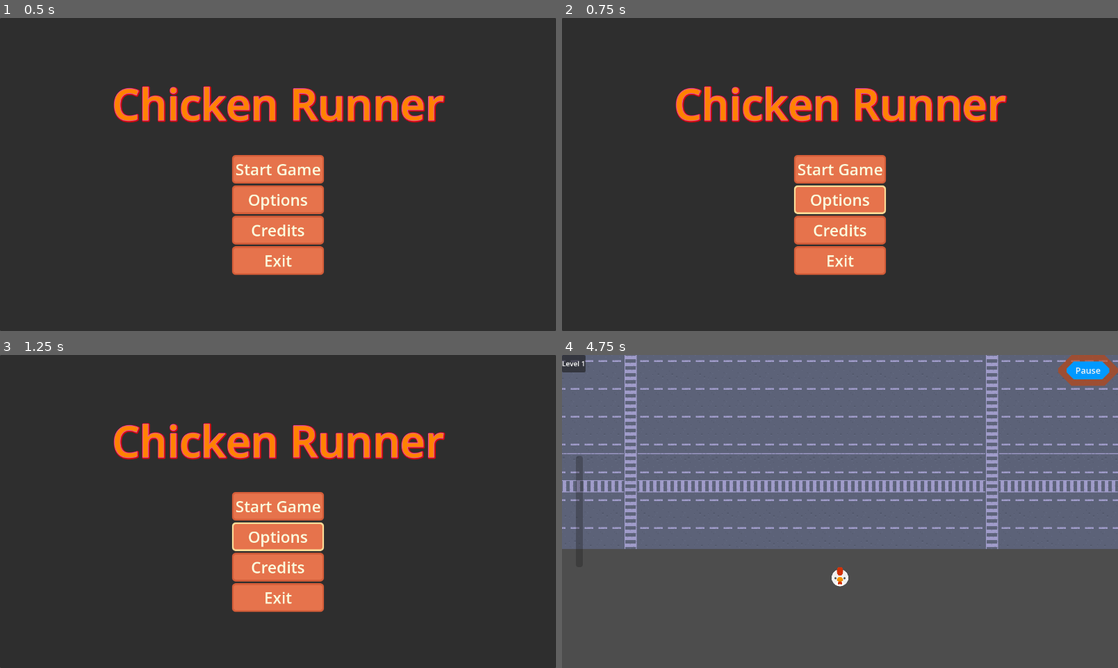
Above: before the commit, frames 1-4 (two rows, left to right).
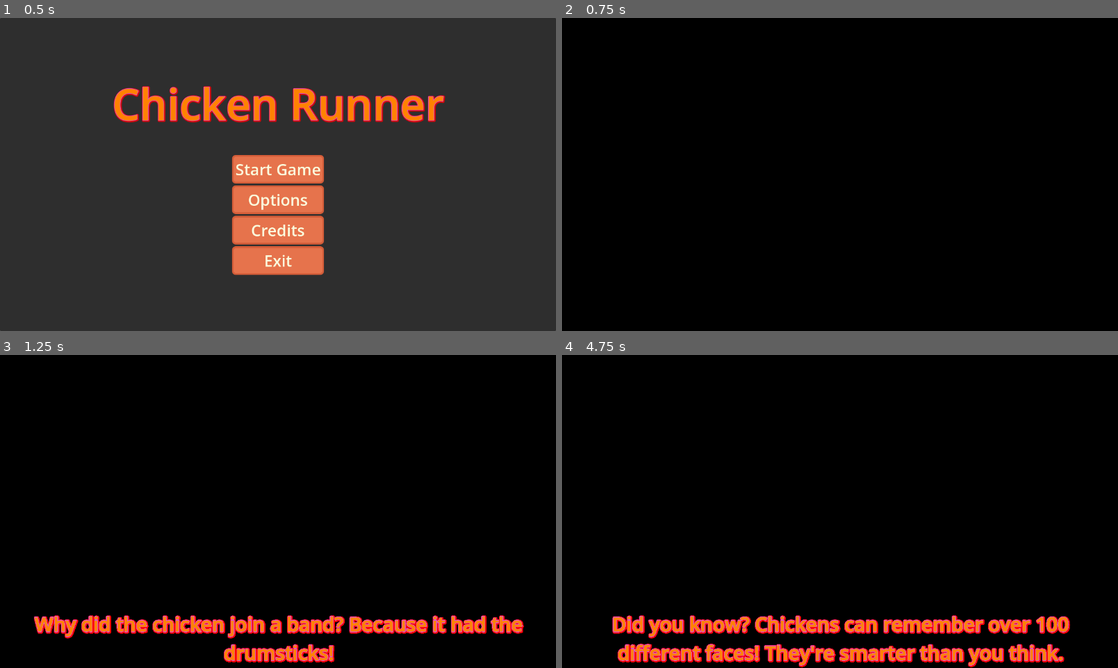
Above: after the commit, the same moments.

Repository: Tomohawk35/ChickenRunner
Game: Godot game, scene res://main_scenes/main_menu/main_menu.tscn
The game is run twice, just before and just after one commit, with the same random seed, the same clock (stepped at 60 frames per second) and the same inputs. The engine's default icon, where the game draws it, is replaced by a stand-in: a white triangle on a blue panel in a dark square.
Inputs (mouse positions are in pixels of both pictures, inside the frame that each line leads up to):
- Up to frame 1 (0.5 s): no input
- Up to frame 2 (0.75 s): click "Options" at 0.5 s
- Up to frame 3 (1.25 s): no input
- Up to frame 4 (4.75 s): click (840, 505) at 1.25 s, where only the run before the commit has a clickable "Start Game"; tap Enter at 2, 3.5 s; move the mouse to (962, 495) at 2.02 s; hold D (right) 2.03-2.78 s; hold Q (use_equipment) 2.03-2.78 s; tap Space at 2.75 s; move the mouse to (728, 527) at 2.77 s; hold S (down) 2.78-3.53 s; tap E (use_consumable) at 2.85 s; tap Q (use_equipment) at 3.05 s; move the mouse to (895, 442) at 3.52 s; hold D (right) 3.53-4.25 s; hold Q (use_equipment) 3.53-4.25 s; click (1090, 370) at 4.25 s, where only the run after the commit has a clickable "Back"

Frame 1 is identical in both runs. In frame 2, 100% of the frame differs, in the area x 0-100%, y 0-100%; in frame 3, 100%; in frame 4, 100%.

Commit message:
add the placeholder options scene
Created a options scene that holds game  keys instructions. Also added sound's for victory, gameover scneand pause buttons.

Diff:
--- a/chicken-runner/Autoload/game_manager.gd
+++ b/chicken-runner/Autoload/game_manager.gd
@@ -33,7 +33,8 @@
 	"main_menu": "uid://ccghfwhfqeydf",
 	"game_over": "uid://cilxyeywaty0j",
 	"level_1": "uid://bvj4u3smrfbcr",
-	"victory": "uid://dqt2r7qcy7pcn"
+	"victory": "uid://dqt2r7qcy7pcn",
+	"options":"uid://c040d24e1b1vi"
 }
 
 @onready var _tree : SceneTree = get_tree()
--- a/chicken-runner/level_1/lane.gd
+++ b/chicken-runner/level_1/lane.gd
@@ -29,4 +29,4 @@
 	var final_speed = obj.speed + randf_range(-_speed_randomness, _speed_randomness)
 	obj.set_speed(final_speed)
 	add_child(obj)
-	#obj.global_position = global_position
+	obj.global_position = global_position
--- /dev/null
+++ b/chicken-runner/main_scenes/Options/options.gd
@@ -0,0 +1,19 @@
+extends Control
+
+@onready var back: Button = $Back
+
+func _ready() -> void:
+	back.pressed.connect(_on_back_pressed)
+	back.mouse_entered.connect(_on_button_hover)
+
+func _input(event: InputEvent) -> void:
+	if event.is_action_pressed("escape"):
+		AudioManager.play_button_hover_sound()
+		_on_back_pressed()
+
+func _on_back_pressed() -> void:
+	AudioManager.play_button_click_sound()
+	GameManager.change_scene("main_menu")
+
+func _on_button_hover() -> void:
+	AudioManager.play_button_hover_sound()
--- /dev/null
+++ b/chicken-runner/main_scenes/Options/options.tscn
@@ -0,0 +1,136 @@
+[gd_scene format=3 uid="uid://c040d24e1b1vi"]
+
+[ext_resource type="Script" uid="uid://lc27a5f4drvn" path="res://main_scenes/Options/options.gd" id="1_sce6r"]
+
+[sub_resource type="LabelSettings" id="LabelSettings_sce6r"]
+font_size = 100
+font_color = Color(0.70509714, 0.68692124, 0.09083664, 1)
+outline_size = 5
+outline_color = Color(0.12120066, 0.038661536, 0.0016563355, 1)
+shadow_size = 13
+shadow_color = Color(0.15064436, 0.052732714, 0.076602586, 0.7764706)
+
+[sub_resource type="StyleBoxLine" id="StyleBoxLine_y8l6a"]
+thickness = 5
+
+[sub_resource type="LabelSettings" id="LabelSettings_66kjr"]
+font_size = 30
+font_color = Color(0.4627451, 0.95686275, 0.6, 1)
+outline_size = 5
+outline_color = Color(0.12120066, 0.038661536, 0.0016563355, 1)
+shadow_size = 13
+shadow_color = Color(0.15064436, 0.052732714, 0.076602586, 0.7764706)
+
+[sub_resource type="LabelSettings" id="LabelSettings_44juv"]
+font_size = 30
+font_color = Color(0.4627451, 0.95686275, 0.6, 1)
+outline_size = 5
+outline_color = Color(0.12120066, 0.038661536, 0.0016563355, 1)
+shadow_size = 13
+shadow_color = Color(0.15064436, 0.052732714, 0.076602586, 0.7764706)
+
+[sub_resource type="LabelSettings" id="LabelSettings_rpf8t"]
+font_size = 30
+font_color = Color(0.4627451, 0.95686275, 0.6, 1)
+outline_size = 5
+outline_color = Color(0.12120066, 0.038661536, 0.0016563355, 1)
+shadow_size = 13
+shadow_color = Color(0.15064436, 0.052732714, 0.076602586, 0.7764706)
+
+[node name="Options" type="Control" unique_id=941080207]
+layout_mode = 3
+anchors_preset = 15
+anchor_right = 1.0
+anchor_bottom = 1.0
+grow_horizontal = 2
+grow_vertical = 2
+script = ExtResource("1_sce6r")
+
+[node name="PanelContainer" type="PanelContainer" parent="." unique_id=1887990896]
+layout_mode = 1
+anchors_preset = 15
+anchor_right = 1.0
+anchor_bottom = 1.0
+grow_horizontal = 2
+grow_vertical = 2
+
+[node name="Panel" type="Panel" parent="PanelContainer" unique_id=135249096]
+layout_mode = 2
+
+[node name="ColorRect" type="ColorRect" parent="PanelContainer/Panel" unique_id=365873780]
+layout_mode = 1
+anchors_preset = 15
+anchor_right = 1.0
+anchor_bottom = 1.0
+grow_horizontal = 2
+grow_vertical = 2
+color = Color(0.7426214, 0.50295657, 0.19863573, 0.6039216)
+
+[node name="MarginContainer" type="MarginContainer" parent="PanelContainer/Panel" unique_id=1053805784]
+layout_mode = 1
+anchors_preset = 15
+anchor_right = 1.0
+anchor_bottom = 1.0
+offset_left = 15.0
+offset_top = 10.0
+offset_right = -15.0
+offset_bottom = -16.0
+grow_horizontal = 2
+grow_vertical = 2
+
+[node name="VBoxContainer" type="VBoxContainer" parent="PanelContainer/Panel/MarginContainer" unique_id=6778425]
+layout_mode = 2
+
+[node name="Ttile" type="Label" parent="PanelContainer/Panel/MarginContainer/VBoxContainer" unique_id=1762998334]
+layout_mode = 2
+size_flags_horizontal = 4
+text = "Contols"
+label_settings = SubResource("LabelSettings_sce6r")
+horizontal_alignment = 1
+vertical_alignment = 1
+
+[node name="HSeparator" type="HSeparator" parent="PanelContainer/Panel/MarginContainer/VBoxContainer" unique_id=1929114755]
+layout_mode = 2
+theme_override_styles/separator = SubResource("StyleBoxLine_y8l6a")
+
+[node name="Movement" type="Label" parent="PanelContainer/Panel/MarginContainer/VBoxContainer" unique_id=949541423]
+layout_mode = 2
+text = "Movement:
+UP - W
+Left - A
+Down - S
+Right -  D"
+label_settings = SubResource("LabelSettings_66kjr")
+horizontal_alignment = 1
+
+[node name="pause" type="Label" parent="PanelContainer/Panel/MarginContainer/VBoxContainer" unique_id=2078416712]
+layout_mode = 2
+size_flags_vertical = 6
+text = "pause - Esc"
+label_settings = SubResource("LabelSettings_44juv")
+horizontal_alignment = 1
+
+[node name="Abilities" type="Label" parent="PanelContainer/Panel/MarginContainer/VBoxContainer" unique_id=1873468050]
+layout_mode = 2
+size_flags_vertical = 6
+text = "Abilities:
+Use_consumable - E
+Use_power_up - F
+Toggle_power_up - Q
+Use_equipment - Q"
+label_settings = SubResource("LabelSettings_rpf8t")
+horizontal_alignment = 1
+
+[node name="Label" type="Label" parent="PanelContainer/Panel/MarginContainer/VBoxContainer" unique_id=623146721]
+layout_mode = 2
+
+[node name="Back" type="Button" parent="." unique_id=510890556]
+layout_mode = 1
+anchors_preset = 1
+anchor_left = 1.0
+anchor_right = 1.0
+offset_left = -138.0
+offset_bottom = 71.0
+grow_horizontal = 0
+theme_override_font_sizes/font_size = 20
+text = "Back"
--- a/chicken-runner/main_scenes/game_over/game_over.gd
+++ b/chicken-runner/main_scenes/game_over/game_over.gd
@@ -7,13 +7,20 @@
 func _ready() -> void:
 	restart.pressed.connect(_on_restart_button_pressed)
 	backto_menu.pressed.connect(_on_back_to_menu_pressed)
+	restart.mouse_entered.connect(_on_button_hover)
+	backto_menu.mouse_entered.connect(_on_button_hover)
 
 func _on_game_over() -> void:
 	panel.show()
 	get_tree().paused = true
 
 func _on_restart_button_pressed() -> void:
+	AudioManager.play_button_click_sound()
 	GameManager.new_game()
 
 func _on_back_to_menu_pressed() -> void:
+	AudioManager.play_button_click_sound()
 	GameManager.change_scene("main_menu")
+
+func _on_button_hover() -> void:
+	AudioManager.play_button_hover_sound()
--- a/chicken-runner/main_scenes/game_over/game_over.tscn
+++ b/chicken-runner/main_scenes/game_over/game_over.tscn
@@ -9,32 +9,6 @@
 outline_color = Color(0.86960465, 0.3289683, 0.77553135, 1)
 shadow_size = 13
 shadow_color = Color(1, 0, 0, 0.7764706)
-
-[sub_resource type="StyleBoxFlat" id="StyleBoxFlat_fnr46"]
-bg_color = Color(0, 0.7254902, 0.24313726, 0.827451)
-border_width_left = 20
-border_width_top = 15
-border_width_right = 20
-border_width_bottom = 15
-border_color = Color(0.8, 0.8, 0, 0.5764706)
-corner_radius_top_left = 30
-corner_radius_top_right = 30
-corner_radius_bottom_right = 30
-corner_radius_bottom_left = 30
-corner_detail = 1
-
-[sub_resource type="StyleBoxFlat" id="StyleBoxFlat_hjrx5"]
-bg_color = Color(0, 0.6, 1, 1)
-border_width_left = 20
-border_width_top = 15
-border_width_right = 20
-border_width_bottom = 15
-border_color = Color(0.8, 0.2509804, 0, 0.5764706)
-corner_radius_top_left = 30
-corner_radius_top_right = 30
-corner_radius_bottom_right = 30
-corner_radius_bottom_left = 30
-corner_detail = 1
 
 [node name="Game Over" type="Control" unique_id=1392295141]
 process_mode = 3
@@ -78,13 +52,9 @@
 [node name="Restart" type="Button" parent="Panel/VBoxContainer/VBoxContainer" unique_id=928531027]
 layout_mode = 2
 theme_override_font_sizes/font_size = 50
-theme_override_styles/normal = SubResource("StyleBoxFlat_fnr46")
-theme_override_styles/hover = SubResource("StyleBoxFlat_hjrx5")
 text = "Restart"
 
 [node name="BacktoMenu" type="Button" parent="Panel/VBoxContainer/VBoxContainer" unique_id=1436307635]
 layout_mode = 2
 theme_override_font_sizes/font_size = 50
-theme_override_styles/normal = SubResource("StyleBoxFlat_fnr46")
-theme_override_styles/hover = SubResource("StyleBoxFlat_hjrx5")
 text = "Main Menu"
--- a/chicken-runner/main_scenes/main_menu/main_menu.gd
+++ b/chicken-runner/main_scenes/main_menu/main_menu.gd
@@ -35,7 +35,7 @@
 
 func _on_options_button_pressed() -> void:
 	AudioManager.play_button_click_sound()
-	pass
+	GameManager.change_scene("options")
 
 func _on_credits_button_pressed() -> void:
 	AudioManager.play_button_click_sound()
--- a/chicken-runner/main_scenes/pause_menu/pause_menu.gd
+++ b/chicken-runner/main_scenes/pause_menu/pause_menu.gd
@@ -7,18 +7,24 @@
 func _ready() -> void:
 	resume.pressed.connect(_on_resume_button_pressed)
 	backto_menu.pressed.connect(_on_back_to_menu_pressed)
+	resume.mouse_entered.connect(_on_button_hover)
+	backto_menu.mouse_entered.connect(_on_button_hover)
 
 func _input(event: InputEvent) -> void:
 	if event.is_action_pressed("escape"):
 		if !visible:
+			AudioManager.play_button_hover_sound()
 			open()
 		else:
+			AudioManager.play_button_click_sound()
 			close()
 
 func _on_resume_button_pressed() -> void:
+	AudioManager.play_button_click_sound()
 	close()
 
 func _on_back_to_menu_pressed() -> void:
+	AudioManager.play_button_click_sound()
 	GameManager.change_scene("main_menu")
 
 func open() -> void:
@@ -28,3 +34,6 @@
 func close() -> void:
 	get_tree().paused = false
 	hide()
+
+func _on_button_hover() -> void:
+	AudioManager.play_button_hover_sound()
--- a/chicken-runner/main_scenes/pause_menu/pause_menu.tscn
+++ b/chicken-runner/main_scenes/pause_menu/pause_menu.tscn
@@ -9,58 +9,6 @@
 outline_color = Color(0.86960465, 0.3289683, 0.77553135, 1)
 shadow_size = 13
 shadow_color = Color(1, 0, 0, 0.7764706)
-
-[sub_resource type="StyleBoxFlat" id="StyleBoxFlat_gww5f"]
-bg_color = Color(0, 0.7254902, 0.24313726, 0.827451)
-border_width_left = 20
-border_width_top = 15
-border_width_right = 20
-border_width_bottom = 15
-border_color = Color(0.8, 0.8, 0, 0.5764706)
-corner_radius_top_left = 30
-corner_radius_top_right = 30
-corner_radius_bottom_right = 30
-corner_radius_bottom_left = 30
-corner_detail = 1
-
-[sub_resource type="StyleBoxFlat" id="StyleBoxFlat_uq40u"]
-bg_color = Color(0, 0.6, 1, 1)
-border_width_left = 20
-border_width_top = 15
-border_width_right = 20
-border_width_bottom = 15
-border_color = Color(0.8, 0.2509804, 0, 0.5764706)
-corner_radius_top_left = 30
-corner_radius_top_right = 30
-corner_radius_bottom_right = 30
-corner_radius_bottom_left = 30
-corner_detail = 1
-
-[sub_resource type="StyleBoxFlat" id="StyleBoxFlat_j1af6"]
-bg_color = Color(0, 0.7254902, 0.24313726, 0.827451)
-border_width_left = 20
-border_width_top = 15
-border_width_right = 20
-border_width_bottom = 15
-border_color = Color(0.8, 0.8, 0, 0.5764706)
-corner_radius_top_left = 30
-corner_radius_top_right = 30
-corner_radius_bottom_right = 30
-corner_radius_bottom_left = 30
-corner_detail = 1
-
-[sub_resource type="StyleBoxFlat" id="StyleBoxFlat_nc5c8"]
-bg_color = Color(0, 0.6, 1, 1)
-border_width_left = 20
-border_width_top = 15
-border_width_right = 20
-border_width_bottom = 15
-border_color = Color(0.8, 0.2509804, 0, 0.5764706)
-corner_radius_top_left = 30
-corner_radius_top_right = 30
-corner_radius_bottom_right = 30
-corner_radius_bottom_left = 30
-corner_detail = 1
 
 [node name="Pause_menu" type="Control" unique_id=176501694]
 process_mode = 3
@@ -98,13 +46,9 @@
 [node name="Resume" type="Button" parent="Panel/VBoxContainer" unique_id=1253795772]
 layout_mode = 2
 theme_override_font_sizes/font_size = 50
-theme_override_styles/normal = SubResource("StyleBoxFlat_gww5f")
-theme_override_styles/hover = SubResource("StyleBoxFlat_uq40u")
 text = "Resume"
 
 [node name="BacktoMenu" type="Button" parent="Panel/VBoxContainer" unique_id=591707612]
 layout_mode = 2
 theme_override_font_sizes/font_size = 50
-theme_override_styles/normal = SubResource("StyleBoxFlat_j1af6")
-theme_override_styles/hover = SubResource("StyleBoxFlat_nc5c8")
 text = "Main Menu"
--- a/chicken-runner/main_scenes/player_hud/player_hud.gd
+++ b/chicken-runner/main_scenes/player_hud/player_hud.gd
@@ -8,6 +8,7 @@
 func _ready() -> void:
 	pause_menu.hide()
 	pause.pressed.connect(_on_pause_button_pressed)
+	pause.mouse_entered.connect(_on_button_hover)
 	temperature_meter.value = PlayerManager.heat_level
 	PlayerManager.heat_changed.connect(_on_heat_changed)
 
@@ -15,5 +16,9 @@
 	temperature_meter.set_value_no_signal(value)
 
 func _on_pause_button_pressed() -> void:
+	AudioManager.play_button_click_sound()
 	get_tree().paused = true
 	pause_menu.show()
+
+func _on_button_hover() -> void:
+	AudioManager.play_button_hover_sound()
--- a/chicken-runner/main_scenes/player_hud/player_hud.tscn
+++ b/chicken-runner/main_scenes/player_hud/player_hud.tscn
@@ -6,32 +6,6 @@
 
 [sub_resource type="StyleBoxFlat" id="StyleBoxFlat_rtt68"]
 bg_color = Color(0.8663629, 0.48540246, 0.27041382, 1)
-
-[sub_resource type="StyleBoxFlat" id="StyleBoxFlat_j1af6"]
-bg_color = Color(0, 0.7254902, 0.24313726, 0.827451)
-border_width_left = 20
-border_width_top = 15
-border_width_right = 20
-border_width_bottom = 15
-border_color = Color(0.8, 0.8, 0, 0.5764706)
-corner_radius_top_left = 30
-corner_radius_top_right = 30
-corner_radius_bottom_right = 30
-corner_radius_bottom_left = 30
-corner_detail = 1
-
-[sub_resource type="StyleBoxFlat" id="StyleBoxFlat_nc5c8"]
-bg_color = Color(0, 0.6, 1, 1)
-border_width_left = 20
-border_width_top = 15
-border_width_right = 20
-border_width_bottom = 15
-border_color = Color(0.8, 0.2509804, 0, 0.5764706)
-corner_radius_top_left = 30
-corner_radius_top_right = 30
-corner_radius_bottom_right = 30
-corner_radius_bottom_left = 30
-corner_detail = 1
 
 [node name="PlayerHud" type="CanvasLayer" unique_id=1992921905]
 script = ExtResource("1_4mxvl")
@@ -80,8 +54,6 @@
 offset_bottom = 71.0
 grow_horizontal = 0
 theme_override_font_sizes/font_size = 20
-theme_override_styles/normal = SubResource("StyleBoxFlat_j1af6")
-theme_override_styles/hover = SubResource("StyleBoxFlat_nc5c8")
 text = "Pause"
 
 [node name="Pause_menu" parent="." unique_id=176501694 instance=ExtResource("3_fecom")]
--- a/chicken-runner/main_scenes/victory_screen/victory_screen.tscn
+++ b/chicken-runner/main_scenes/victory_screen/victory_screen.tscn
@@ -9,32 +9,6 @@
 outline_color = Color(0.12120066, 0.038661536, 0.0016563355, 1)
 shadow_size = 13
 shadow_color = Color(0.15064436, 0.052732714, 0.076602586, 0.7764706)
-
-[sub_resource type="StyleBoxFlat" id="StyleBoxFlat_mdsm2"]
-bg_color = Color(0, 0.7254902, 0.24313726, 0.827451)
-border_width_left = 20
-border_width_top = 15
-border_width_right = 20
-border_width_bottom = 15
-border_color = Color(0.8, 0.8, 0, 0.5764706)
-corner_radius_top_left = 30
-corner_radius_top_right = 30
-corner_radius_bottom_right = 30
-corner_radius_bottom_left = 30
-corner_detail = 1
-
-[sub_resource type="StyleBoxFlat" id="StyleBoxFlat_qvabi"]
-bg_color = Color(0, 0.6, 1, 1)
-border_width_left = 20
-border_width_top = 15
-border_width_right = 20
-border_width_bottom = 15
-border_color = Color(0.8, 0.2509804, 0, 0.5764706)
-corner_radius_top_left = 30
-corner_radius_top_right = 30
-corner_radius_bottom_right = 30
-corner_radius_bottom_left = 30
-corner_detail = 1
 
 [node name="VictoryScreen" type="Control" unique_id=1517767923]
 layout_mode = 3
@@ -75,14 +49,10 @@
 unique_name_in_owner = true
 layout_mode = 2
 theme_override_font_sizes/font_size = 50
-theme_override_styles/normal = SubResource("StyleBoxFlat_mdsm2")
-theme_override_styles/hover = SubResource("StyleBoxFlat_qvabi")
 text = "Return to Menu"
 
 [node name="ExitButton" type="Button" parent="Panel/VBoxContainer/VBoxContainer" unique_id=267010922]
 unique_name_in_owner = true
 layout_mode = 2
 theme_override_font_sizes/font_size = 50
-theme_override_styles/normal = SubResource("StyleBoxFlat_mdsm2")
-theme_override_styles/hover = SubResource("StyleBoxFlat_qvabi")
 text = "Exit Game"
--- a/chicken-runner/project.godot
+++ b/chicken-runner/project.godot
@@ -29,11 +29,17 @@
 window/stretch/mode="canvas_items"
 window/stretch/aspect="expand"
 window/stretch/scale_mode="integer"
+"<<<<<<<Updatedupstream[global_group]moving_objects"=""
+player=""
 
 [global_group]
 
 moving_objects=""
 player=""
+
+[gui]
+
+theme/custom="uid://b1sjlmnw4xnce"
 
 [input]
 
@@ -67,7 +73,7 @@
 "events": [Object(InputEventKey,"resource_local_to_scene":false,"resource_name":"","device":-1,"window_id":0,"alt_press …(192 unchanged characters)…
 ]
 }
-use_equipment={
+use_power_up={
 "deadzone": 0.2,
 "events": [Object(InputEventKey,"resource_local_to_scene":false,"resource_name":"","device":-1,"window_id":0,"alt_press …(192 unchanged characters)…
 ]
@@ -75,6 +81,11 @@
 toggle_power_up={
 "deadzone": 0.2,
 "events": [Object(InputEventKey,"resource_local_to_scene":false,"resource_name":"","device":-1,"window_id":0,"alt_press …(192 unchanged characters)…
+]
+}
+use_equipment={
+"deadzone": 0.2,
+"events": [Object(InputEventKey,"resource_local_to_scene":false,"resource_name":"","device":-1,"window_id":0,"alt_pressed":false,"shift_pressed":false,"ctrl_pressed":false,"meta_pressed":false,"pressed":false,"keycode":0,"physical_keycode":81,"key_label":0,"unicode":113,"location":0,"echo":false,"script":null)
 ]
 }
 
Not shown, added: chicken-runner/main_scenes/Options/options.gd.uid
